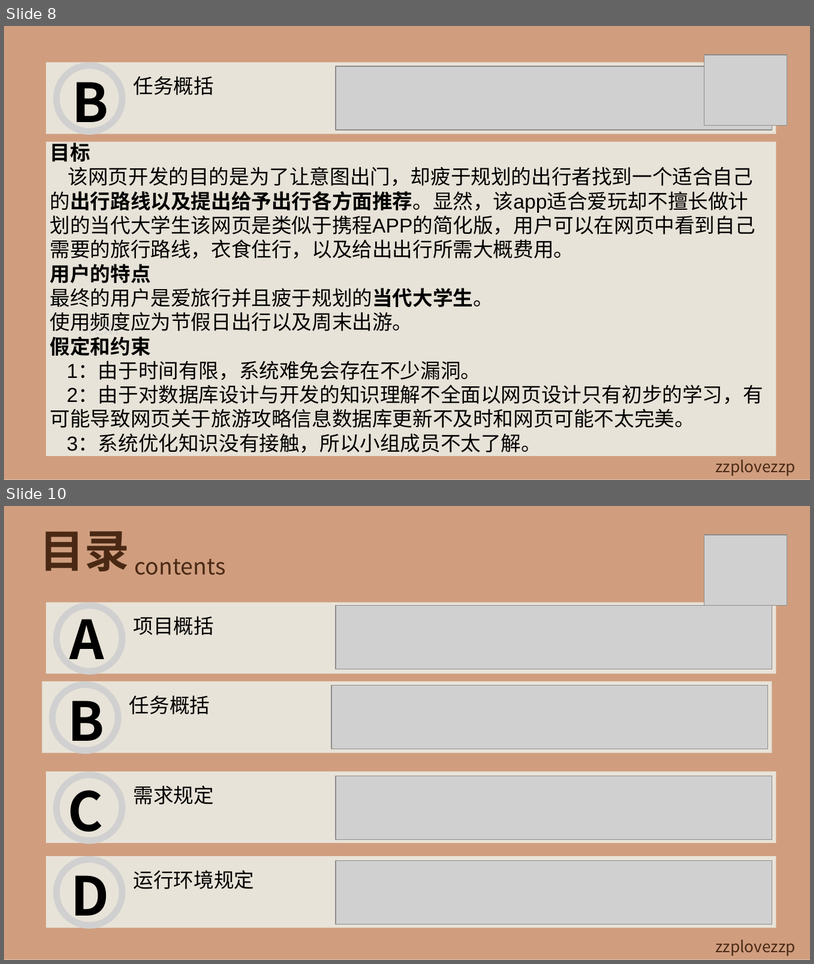
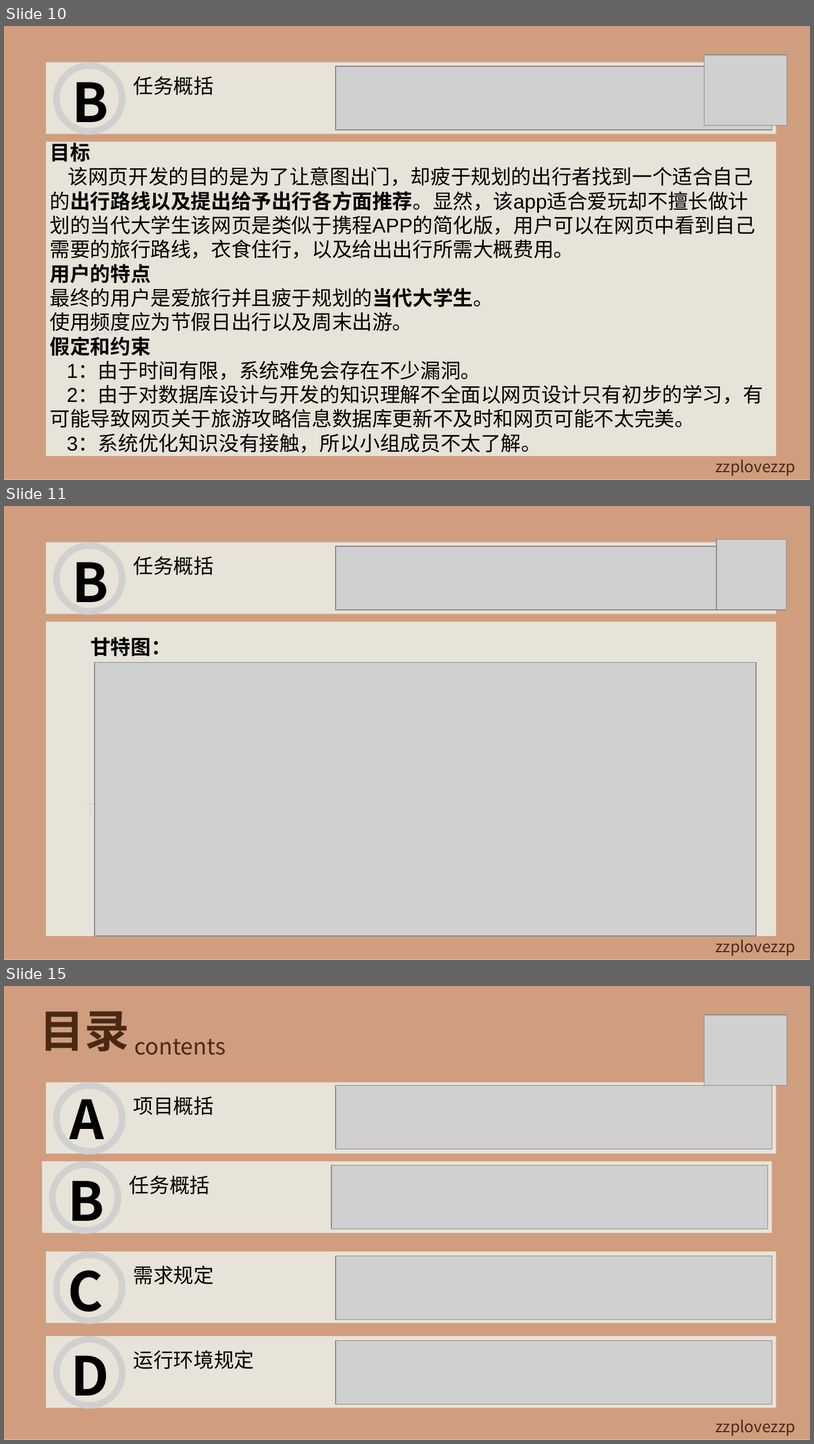
Before and after one commit to LEMONccccc/software, a slide deck: 需求说明书.ppt. Shown one above the other, each under a label of ours: slides 8 and 10 before the commit, slides 10, 11 and 15 after it; the slides between them are not shown. The pictures are 814x964 and 814x1444 pixels, drawn with LibreOffice and Linux fonts; fonts in the diff are those of the drawing; grey boxes stand for pictures; background and template pictures are left out. Boxes give left, top, right and bottom in pixels: in the first picture for what was removed or moved away, otherwise in the second. Text is boxed around its words. In the diff, an @@ line names an element or a change of style, - is before the commit and + after.

```diff
--- a/需求说明书.ppt
+++ b/需求说明书.ppt
@@ slide 11 added at (4,506,810,960), background picture (left out); not listed: 2 template elements that a slide beside it also shows @@
@@ picture added at (717,539,787,609) @@
@@ group added at (46,542,777,615): 2 texts, 2 pictures, 1 rectangle @@
+任务概括
+B
@@ rectangle added at (46,621,777,936), fill #E8E3D8 @@
@@ text added at (90,637,171,656), 18 pt, text #000000, bold @@
+甘特图：
@@ picture added at (95,663,756,936) @@
@@ text added at (86,799,122,819), 16 pt, text #D8D8D8 @@
+TEXT
@@ what was slide 8 is now slide 10 @@
@@ what was slide 10 is now slide 15 @@
```
Also in this commit, not shown: 2 slides changed, 5 other slides added.
